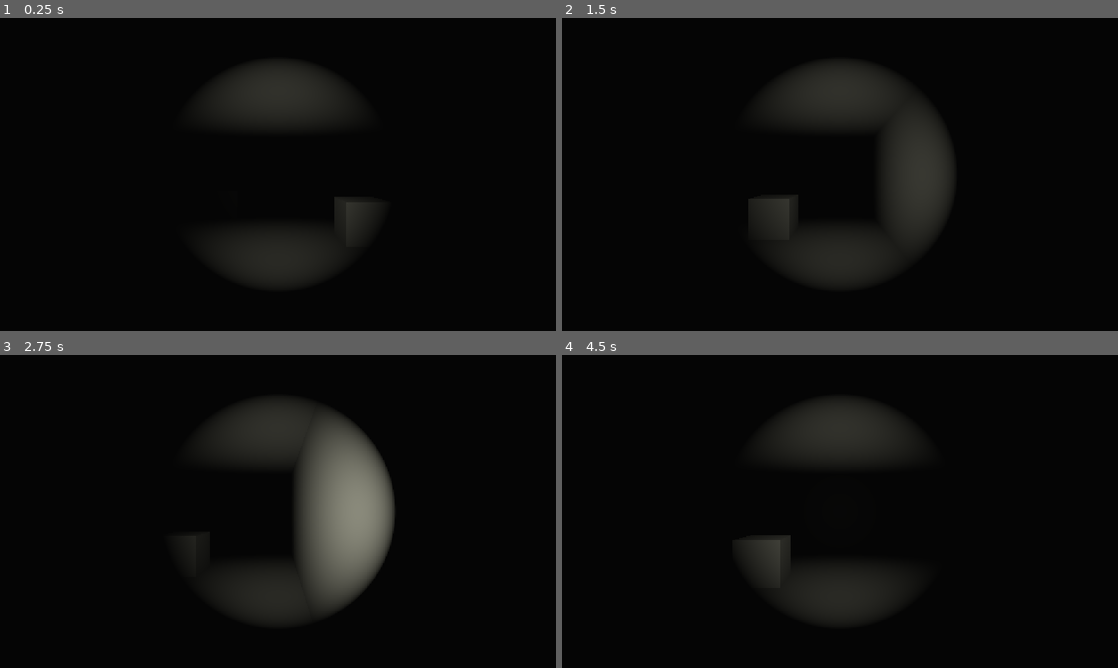
Above: before the commit, frames 1-4 (two rows, left to right).
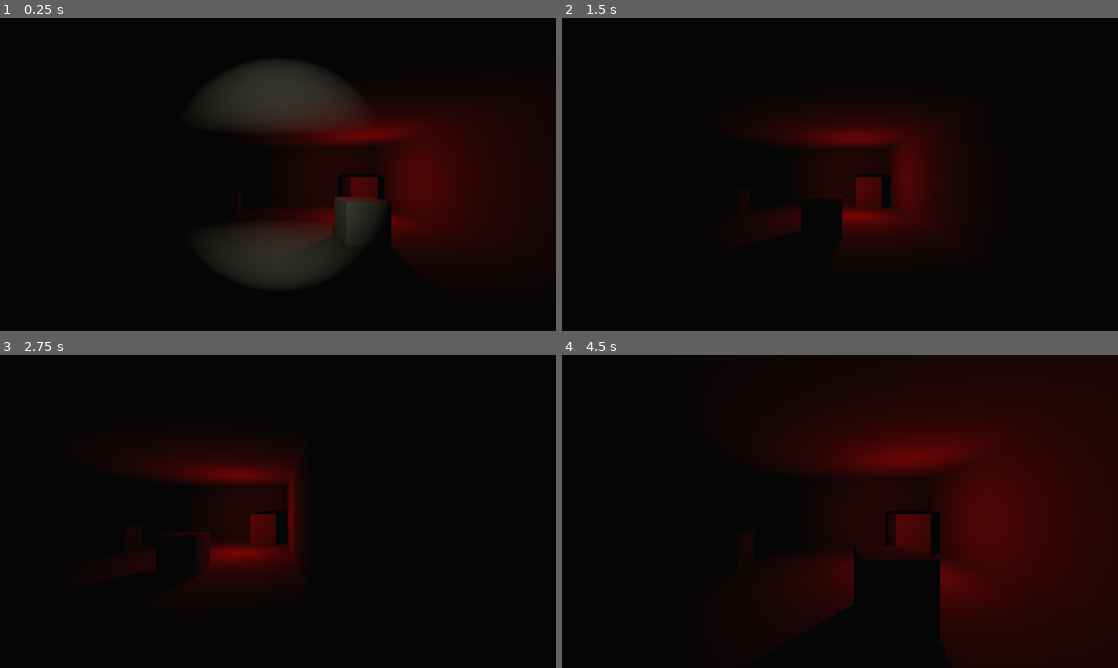
Above: after the commit, the same moments.

Repository: Panteve/Casa_abandonada_videojuego
Game: Godot game, scene res://zonaC/zona_c.tscn
Two runs of this game, one before a commit and one after it. Both use one fixed random seed, a clock stepped at 60 frames per second and the inputs below. The project has no main scene, so this scene is started directly.
Inputs:
- Up to frame 1 (0.25 s): no input
- Up to frame 2 (1.5 s): tap Enter at 0.5 s; hold D 0.53-1.28 s; tap Shift at 0.6, 1.35 s; hold S from 1.28 s (still down)
- Up to frame 3 (2.75 s): tap Space at 2 s; release S at 2.03 s; hold D from 2.03 s (still down); tap Shift at 2.1 s
- Up to frame 4 (4.5 s): release D at 2.78 s; hold W 2.78-3.53 s; tap Shift at 2.85, 3.6, 4.35 s; hold A from 3.53 s (still down)

The runs differ from the first frame. In frame 1, 14% of the frame differs, in the area x 49-93%, y 28-75%; in frame 2, 14%; in frame 3, 18%; in frame 4, 38%, in the area x 32-100%, y 10-95%.

Commit message:
Tarea C nivel 2, sombras de la zona y ahora podemos corre con shift

Diff:
--- a/zonaC/jugador_c.gd
+++ b/zonaC/jugador_c.gd
@@ -1,13 +1,26 @@
 extends CharacterBody3D
-## Jugador mínimo de la zona C (primera persona): solo camina con WASD.
-## Va en la propia carpeta de la zona y sin class_name, para no chocar con los
-## scripts de jugador de las otras zonas al juntar las ramas.
 
-@export var velocidad := 5.0   # m/s
+@export var vel_caminar := 3.0            # m/s: cruzar el sótano (12 m) toma 4 s
+@export var vel_correr := 6.0             # m/s: lo cruza en 2 s
+@export var tecla_correr := KEY_SHIFT
+@export var segundos_sin_luz := 5.0       # al correr, la linterna se apaga (regla del juego)
+
+@onready var luz: LuzJugador = $LuzJugador
+
+var sin_luz := 0.0   # segundos que faltan para que la linterna vuelva
 
 
-func _physics_process(_delta: float) -> void:
+func _physics_process(delta: float) -> void:
 	var x := int(Input.is_key_pressed(KEY_D)) - int(Input.is_key_pressed(KEY_A))
 	var z := int(Input.is_key_pressed(KEY_S)) - int(Input.is_key_pressed(KEY_W))
-	velocity = Vector3(x, 0, z).normalized() * velocidad
+	var direccion := Vector3(x, 0, z).normalized()
+	var corriendo := direccion != Vector3.ZERO and Input.is_key_pressed(tecla_correr)
+
+	velocity = direccion * (vel_correr if corriendo else vel_caminar)
 	move_and_slide()
+
+	if corriendo:
+		sin_luz = segundos_sin_luz
+	else:
+		sin_luz = maxf(0.0, sin_luz - delta)
+	luz.visible = sin_luz <= 0.0
--- a/zonaC/luz_jugador.gd
+++ b/zonaC/luz_jugador.gd
@@ -1,7 +1,5 @@
 class_name LuzJugador
 extends SpotLight3D
-## Tarea C, nivel 1: la luz que acompaña al jugador.
-## Es la linterna de Camila: un cono cálido hijo del Jugador, así que se mueve con él.
 
 @export var rango := 8.0      # m: hasta dónde alumbra
 @export var altura := 1.6     # m sobre los pies del jugador (la altura de los ojos)
@@ -10,13 +8,10 @@
 func _ready() -> void:
 	position = Vector3(0.0, altura, 0.0)
 	spot_range = rango
-	spot_attenuation = 2.0    # la que se parece a 1/d²
+	spot_attenuation = 2.0
 
-	# Prueba de la función pura (nivel 1). Debe imprimir: 1.0 0.25 0.0625
 	print(atenuacion(1.0), " ", atenuacion(2.0), " ", atenuacion(4.0))
 
 
-## Función pura: no toca la escena, así que se puede probar con números.
-## Cuánta luz llega a la distancia d (en metros) si a 1 m llega 1.
 static func atenuacion(d: float, exponente: float = 2.0) -> float:
 	return 1.0 / pow(maxf(d, 0.0001), exponente)
--- a/zonaC/zona_c.tscn
+++ b/zonaC/zona_c.tscn
@@ -1,14 +1,13 @@
-[gd_scene format=3]
+[gd_scene format=3 uid="uid://b7kfluyi7hk8h"]
 
-[ext_resource type="Script" path="res://zonaC/jugador_c.gd" id="1_jugador"]
-[ext_resource type="Script" path="res://zonaC/luz_jugador.gd" id="6_luz"]
+[ext_resource type="Script" uid="uid://btybjli6dyy5x" path="res://zonaC/jugador_c.gd" id="1_jugador"]
+[ext_resource type="Script" uid="uid://ce0dc6i04jlsx" path="res://zonaC/luz_jugador.gd" id="6_luz"]
 
 [sub_resource type="Environment" id="Entorno_sotano"]
 background_mode = 1
 background_color = Color(0.0666667, 0.0666667, 0.0666667, 1)
 ambient_light_source = 2
 ambient_light_color = Color(0.0666667, 0.0666667, 0.0666667, 1)
-ambient_light_energy = 1.0
 
 [sub_resource type="StandardMaterial3D" id="Mat_gris"]
 albedo_color = Color(0.6, 0.6, 0.6, 1)
@@ -39,117 +38,156 @@
 
 [sub_resource type="BoxShape3D" id="Forma_caja"]
 
+[sub_resource type="BoxMesh" id="Malla_caldera"]
+material = SubResource("Mat_gris")
+size = Vector3(1.2, 1.5, 1.2)
+
+[sub_resource type="BoxShape3D" id="Forma_caldera"]
+size = Vector3(1.2, 1.5, 1.2)
+
+[sub_resource type="BoxMesh" id="Malla_cuerpo"]
+material = SubResource("Mat_gris")
+
 [sub_resource type="BoxShape3D" id="Forma_jugador"]
 size = Vector3(1, 0.9, 1)
 
-[node name="ZonaC" type="Node3D"]
+[node name="ZonaC" type="Node3D" unique_id=871611248]
 
-[node name="Entorno" type="WorldEnvironment" parent="."]
+[node name="Entorno" type="WorldEnvironment" parent="." unique_id=820511185]
 environment = SubResource("Entorno_sotano")
 
-[node name="Sol" type="DirectionalLight3D" parent="."]
-transform = Transform3D(1, 0, 0, 0, 0.707107, 0.707107, 0, -0.707107, 0.707107, 0, 4, 0)
+[node name="Sol" type="DirectionalLight3D" parent="." unique_id=631560328]
+transform = Transform3D(1, 0, 0, 0, 0.939693, 0.34202, 0, -0.34202, 0.939693, 0, 4, 0)
 light_energy = 0.0
+shadow_bias = 10.0
+shadow_normal_bias = 10.0
 
-[node name="Piso" type="StaticBody3D" parent="."]
+[node name="Piso" type="StaticBody3D" parent="." unique_id=1535200810]
 transform = Transform3D(1, 0, 0, 0, 1, 0, 0, 0, 1, 0, -0.1, 0)
 
-[node name="Malla" type="MeshInstance3D" parent="Piso"]
+[node name="Malla" type="MeshInstance3D" parent="Piso" unique_id=33466030]
 mesh = SubResource("Malla_piso")
 
-[node name="Forma" type="CollisionShape3D" parent="Piso"]
+[node name="Forma" type="CollisionShape3D" parent="Piso" unique_id=1745610920]
 shape = SubResource("Forma_piso")
 
-[node name="Techo" type="StaticBody3D" parent="."]
+[node name="Techo" type="StaticBody3D" parent="." unique_id=1092347629]
 transform = Transform3D(1, 0, 0, 0, 1, 0, 0, 0, 1, 0, 3.1, 0)
 
-[node name="Malla" type="MeshInstance3D" parent="Techo"]
+[node name="Malla" type="MeshInstance3D" parent="Techo" unique_id=2045631800]
+cast_shadow = 0
 mesh = SubResource("Malla_piso")
 
-[node name="Forma" type="CollisionShape3D" parent="Techo"]
+[node name="Forma" type="CollisionShape3D" parent="Techo" unique_id=2086712129]
 shape = SubResource("Forma_piso")
 
-[node name="ParedNorte" type="StaticBody3D" parent="."]
+[node name="ParedNorte" type="StaticBody3D" parent="." unique_id=1024435635]
 transform = Transform3D(1, 0, 0, 0, 1, 0, 0, 0, 1, 0, 1.5, -6.1)
 
-[node name="Malla" type="MeshInstance3D" parent="ParedNorte"]
+[node name="Malla" type="MeshInstance3D" parent="ParedNorte" unique_id=163522936]
+cast_shadow = 0
 mesh = SubResource("Malla_pared_ns")
 
-[node name="Forma" type="CollisionShape3D" parent="ParedNorte"]
+[node name="Forma" type="CollisionShape3D" parent="ParedNorte" unique_id=223450302]
 shape = SubResource("Forma_pared_ns")
 
-[node name="ParedSur" type="StaticBody3D" parent="."]
+[node name="ParedSur" type="StaticBody3D" parent="." unique_id=713030588]
 transform = Transform3D(1, 0, 0, 0, 1, 0, 0, 0, 1, 0, 1.5, 6.1)
 
-[node name="Malla" type="MeshInstance3D" parent="ParedSur"]
+[node name="Malla" type="MeshInstance3D" parent="ParedSur" unique_id=665817357]
+cast_shadow = 0
 mesh = SubResource("Malla_pared_ns")
 
-[node name="Forma" type="CollisionShape3D" parent="ParedSur"]
+[node name="Forma" type="CollisionShape3D" parent="ParedSur" unique_id=190165620]
 shape = SubResource("Forma_pared_ns")
 
-[node name="ParedEste" type="StaticBody3D" parent="."]
+[node name="ParedEste" type="StaticBody3D" parent="." unique_id=1731844451]
 transform = Transform3D(1, 0, 0, 0, 1, 0, 0, 0, 1, 5.1, 1.5, 0)
 
-[node name="Malla" type="MeshInstance3D" parent="ParedEste"]
+[node name="Malla" type="MeshInstance3D" parent="ParedEste" unique_id=1317040242]
+cast_shadow = 0
 mesh = SubResource("Malla_pared_eo")
 
-[node name="Forma" type="CollisionShape3D" parent="ParedEste"]
+[node name="Forma" type="CollisionShape3D" parent="ParedEste" unique_id=936322109]
 shape = SubResource("Forma_pared_eo")
 
-[node name="ParedOeste" type="StaticBody3D" parent="."]
+[node name="ParedOeste" type="StaticBody3D" parent="." unique_id=602672528]
 transform = Transform3D(1, 0, 0, 0, 1, 0, 0, 0, 1, -5.1, 1.5, 0)
 
-[node name="Malla" type="MeshInstance3D" parent="ParedOeste"]
+[node name="Malla" type="MeshInstance3D" parent="ParedOeste" unique_id=685545376]
+cast_shadow = 0
 mesh = SubResource("Malla_pared_eo")
 
-[node name="Forma" type="CollisionShape3D" parent="ParedOeste"]
+[node name="Forma" type="CollisionShape3D" parent="ParedOeste" unique_id=428851249]
 shape = SubResource("Forma_pared_eo")
 
-[node name="Caja1" type="StaticBody3D" parent="."]
+[node name="Caja1" type="StaticBody3D" parent="." unique_id=571651197]
 transform = Transform3D(1, 0, 0, 0, 1, 0, 0, 0, 1, -2, 0.5, 3)
 
-[node name="Malla" type="MeshInstance3D" parent="Caja1"]
+[node name="Malla" type="MeshInstance3D" parent="Caja1" unique_id=1080585637]
 mesh = SubResource("Malla_caja")
 
-[node name="Forma" type="CollisionShape3D" parent="Caja1"]
+[node name="Forma" type="CollisionShape3D" parent="Caja1" unique_id=867010909]
 shape = SubResource("Forma_caja")
 
-[node name="Caja2" type="StaticBody3D" parent="."]
+[node name="Caja2" type="StaticBody3D" parent="." unique_id=1865288599]
 transform = Transform3D(1, 0, 0, 0, 1, 0, 0, 0, 1, 2, 0.5, 0)
 
-[node name="Malla" type="MeshInstance3D" parent="Caja2"]
+[node name="Malla" type="MeshInstance3D" parent="Caja2" unique_id=826960255]
 mesh = SubResource("Malla_caja")
 
-[node name="Forma" type="CollisionShape3D" parent="Caja2"]
+[node name="Forma" type="CollisionShape3D" parent="Caja2" unique_id=975816725]
 shape = SubResource("Forma_caja")
 
-[node name="Caja3" type="StaticBody3D" parent="."]
+[node name="Caja3" type="StaticBody3D" parent="." unique_id=925824248]
 transform = Transform3D(1, 0, 0, 0, 1, 0, 0, 0, 1, -2, 0.5, -3)
 
-[node name="Malla" type="MeshInstance3D" parent="Caja3"]
+[node name="Malla" type="MeshInstance3D" parent="Caja3" unique_id=1714521772]
 mesh = SubResource("Malla_caja")
 
-[node name="Forma" type="CollisionShape3D" parent="Caja3"]
+[node name="Forma" type="CollisionShape3D" parent="Caja3" unique_id=1896133847]
 shape = SubResource("Forma_caja")
 
-[node name="Jugador" type="CharacterBody3D" parent="."]
+[node name="Caldera" type="StaticBody3D" parent="." unique_id=729061782]
+transform = Transform3D(1, 0, 0, 0, 1, 0, 0, 0, 1, 3.8, 0.75, -4.6)
+
+[node name="Malla" type="MeshInstance3D" parent="Caldera" unique_id=2004029806]
+mesh = SubResource("Malla_caldera")
+
+[node name="Forma" type="CollisionShape3D" parent="Caldera" unique_id=1165875543]
+shape = SubResource("Forma_caldera")
+
+[node name="LuzCaldera" type="OmniLight3D" parent="." unique_id=795520370]
+transform = Transform3D(1, 0, 0, 0, 1, 0, 0, 0, 1, 3, 1.4, -2.2)
+light_color = Color(0.545098, 0, 0, 1)
+light_energy = 3.0
+shadow_enabled = true
+omni_range = 6.0
+omni_attenuation = 2.0
+
+[node name="Jugador" type="CharacterBody3D" parent="." unique_id=639747959]
 transform = Transform3D(1, 0, 0, 0, 1, 0, 0, 0, 1, 0, 0, 5)
 collision_layer = 8
 collision_mask = 3
 motion_mode = 1
 script = ExtResource("1_jugador")
 
-[node name="Forma" type="CollisionShape3D" parent="Jugador"]
+[node name="Cuerpo" type="MeshInstance3D" parent="Jugador" unique_id=1503966917]
+transform = Transform3D(1, 0, 0, 0, 1, 0, 0, 0, 1, 0, 0.5, 0)
+mesh = SubResource("Malla_cuerpo")
+
+[node name="Forma" type="CollisionShape3D" parent="Jugador" unique_id=195718218]
 transform = Transform3D(1, 0, 0, 0, 1, 0, 0, 0, 1, 0, 0.5, 0)
 shape = SubResource("Forma_jugador")
 
-[node name="Camera3D" type="Camera3D" parent="Jugador"]
+[node name="Camera3D" type="Camera3D" parent="Jugador" unique_id=1371410713]
 transform = Transform3D(1, 0, 0, 0, 1, 0, 0, 0, 1, 0, 1.6, 0)
 current = true
 
-[node name="LuzJugador" type="SpotLight3D" parent="Jugador"]
+[node name="LuzJugador" type="SpotLight3D" parent="Jugador" unique_id=194387692]
 light_color = Color(0.960784, 0.960784, 0.862745, 1)
 light_energy = 6.4
+shadow_enabled = true
 spot_range = 8.0
 spot_attenuation = 2.0
 spot_angle = 30.0
